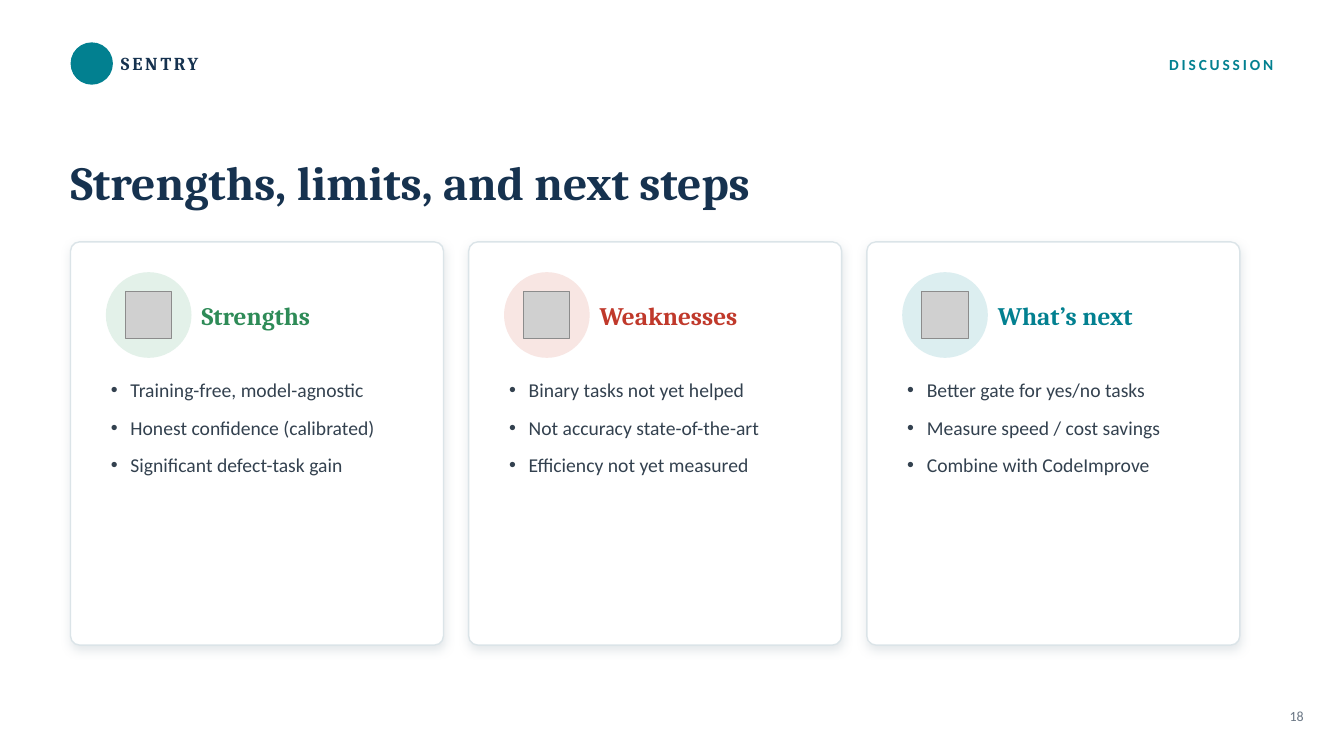
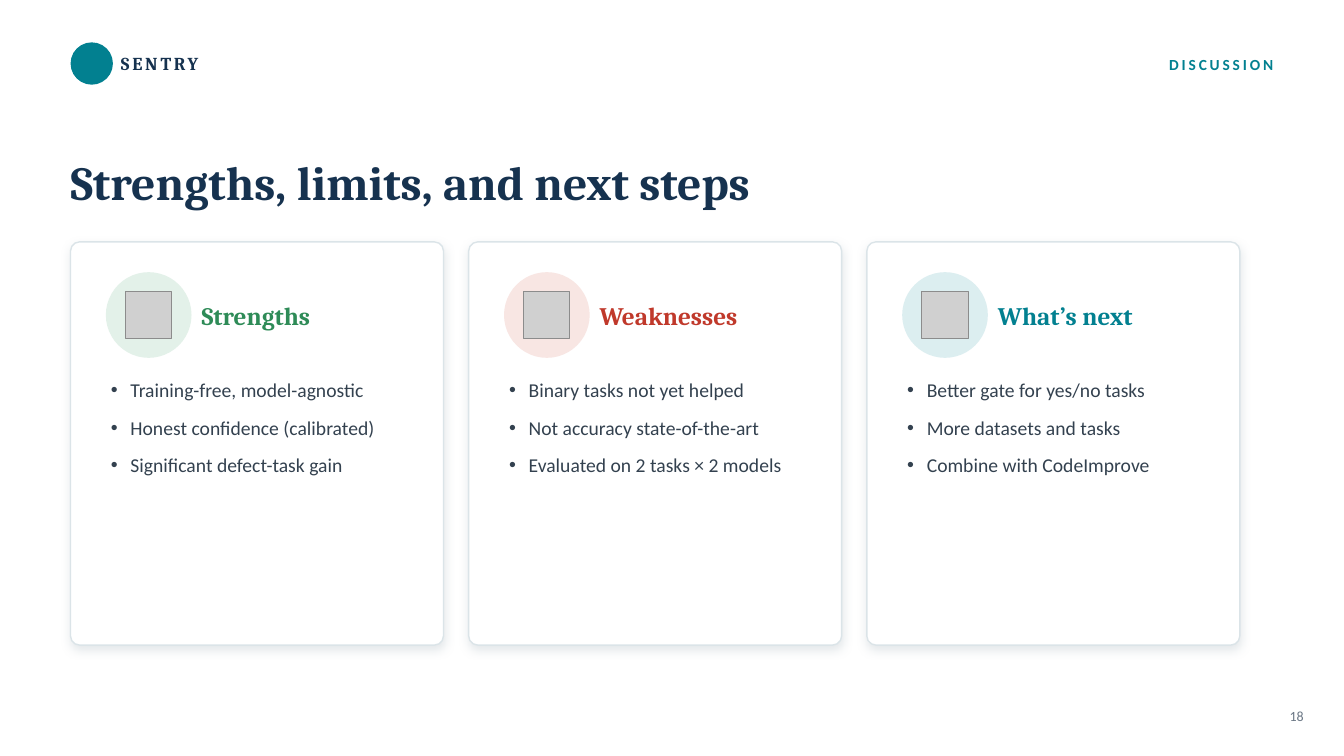
Before and after one commit to jsureka/SENTRY, a slide deck: slide 18 of presentation/SENTRY_results_discussion.pptx. Drawn at 1344x756 pixels with LibreOffice and Linux fonts; fonts in the diff are those of the drawing; grey boxes stand for pictures; background and template pictures are left out. Boxes give left, top, right and bottom in pixels: in the first picture for what was removed or moved away, otherwise in the second. Text is boxed around its words. In the diff, an @@ line names an element or a change of style, - is before the commit and + after.

```diff
--- a/presentation/SENTRY_results_discussion.pptx
+++ b/presentation/SENTRY_results_discussion.pptx
@@ text at (x1=927, y1=421, x2=1120, y2=435): text changed @@
-• Measure speed / cost savings
+• More datasets and tasks
@@ text at (x1=529, y1=458, x2=781, y2=472): text changed @@
-• Efficiency not yet measured
+• Evaluated on 2 tasks × 2 models
```
Also in this commit, not shown: 1 other file.
